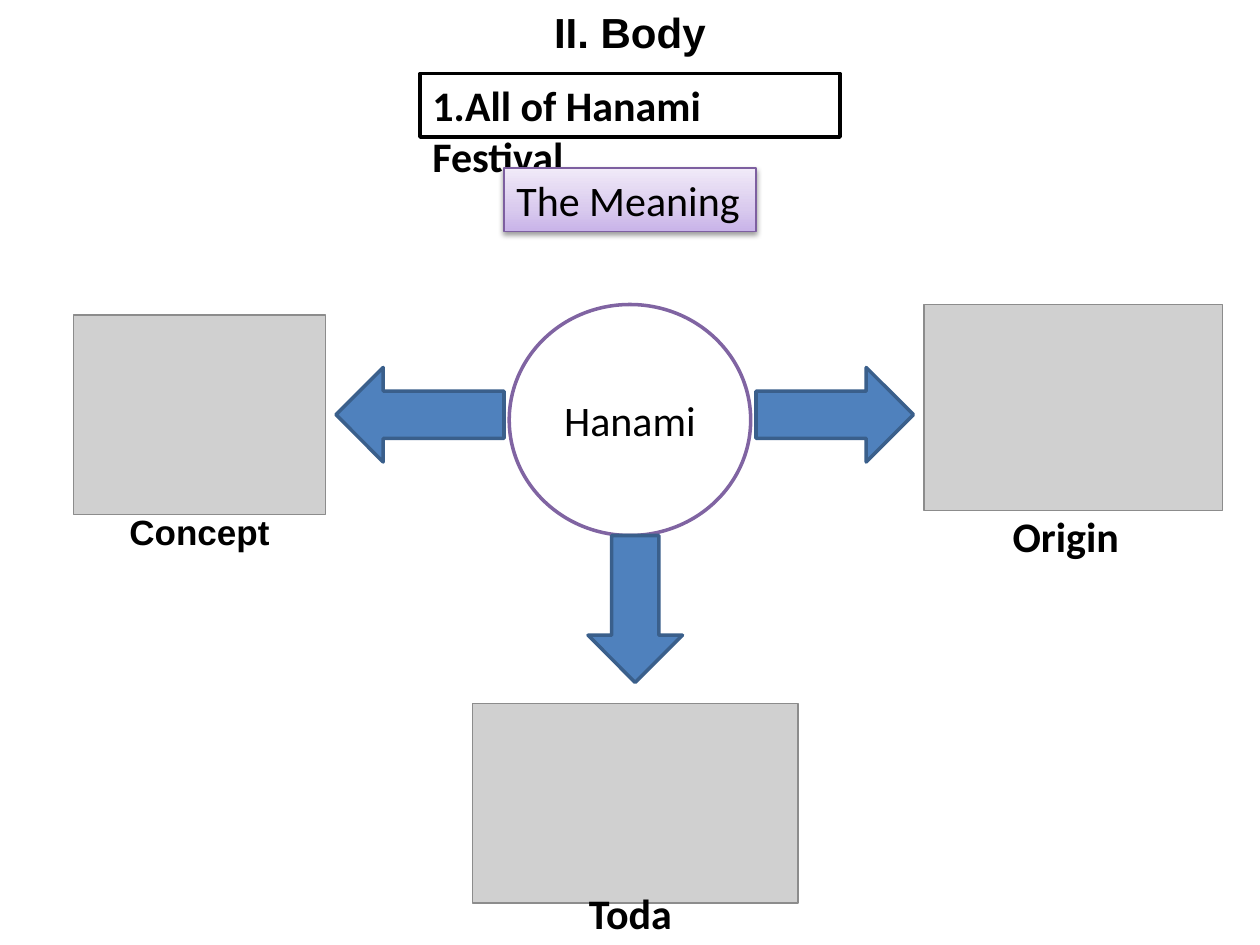
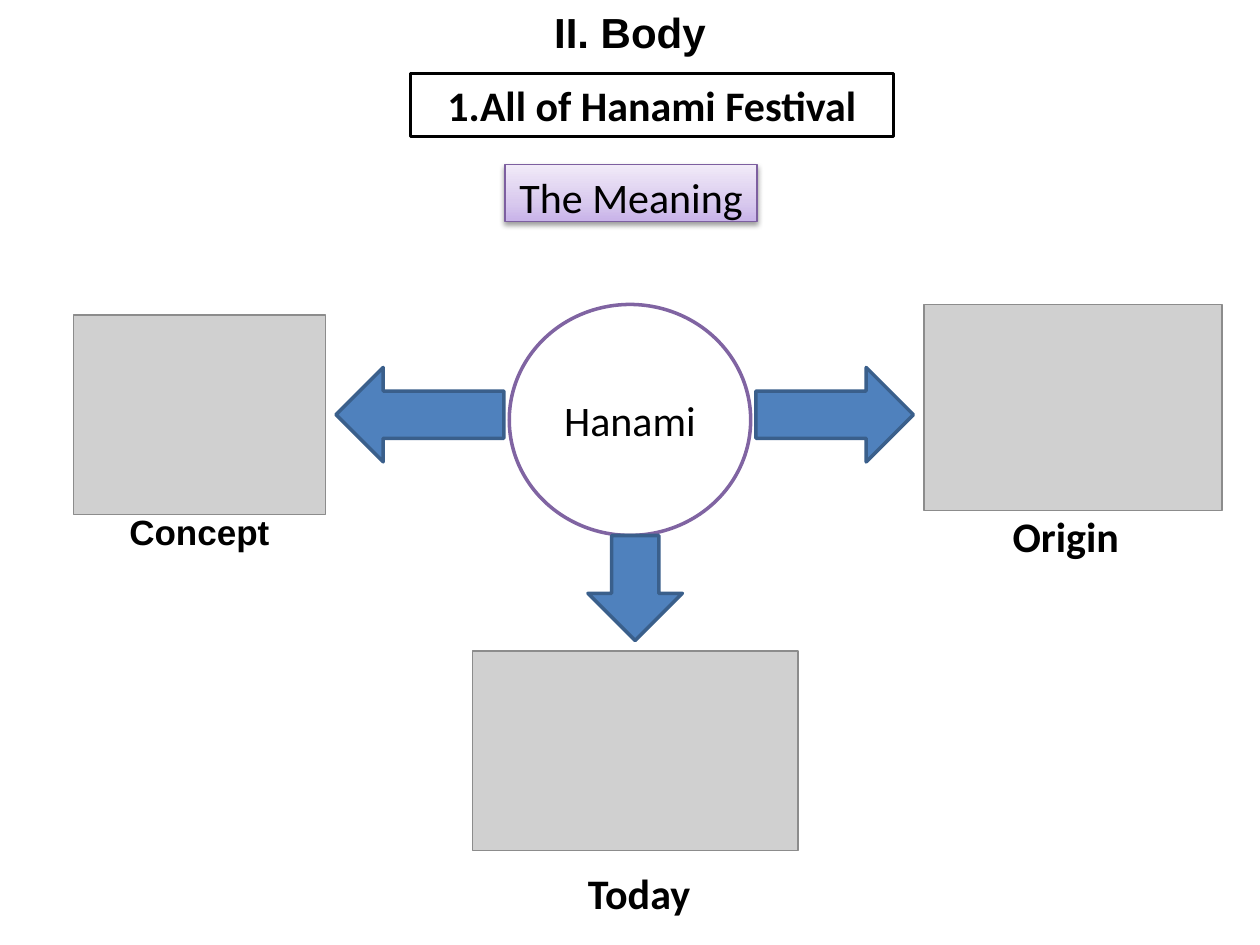
Before and after one commit to tuan2909/tailieu, a slide deck: slide 6 of tieng anh/HANAMISLIDE.pptx (slide 5 before the commit). Drawn at 1260x945 pixels with LibreOffice and Linux fonts; fonts in the diff are those of the drawing; grey boxes stand for pictures; background and template pictures are left out. Boxes give left, top, right and bottom in pixels: in the first picture for what was removed or moved away, otherwise in the second. Text is boxed around its words. In the diff, an @@ line names an element or a change of style, - is before the commit and + after.

```diff
--- a/tieng anh/HANAMISLIDE.pptx
+++ b/tieng anh/HANAMISLIDE.pptx
@@ rectangle "1.All of Hanami Festival": place and size @@
-rectangle "1.All of Hanami Festival" at (420,73,839,136)
+rectangle "1.All of Hanami Festival" at (411,73,893,136)
@@ rectangle "1.All of Hanami Festival" at (411,73,893,136): alignment left to centre @@
@@ rectangle "The Meaning": place and size @@
-rectangle "The Meaning" at (504,168,756,231)
+rectangle "The Meaning" at (505,165,757,222)
@@ rectangle "The Meaning" at (505,165,757,222): alignment left to centre; outline #7D60A0 0.75 pt to #7D5FA0 0.75 pt @@
@@ down arrow: place and size @@
-down arrow at (588,536,683,683)
+down arrow at (588,536,683,640)
@@ down arrow at (588,536,683,640): proportions changed @@
@@ picture: place and size @@
-picture at (472,703,798,902)
+picture at (472,651,798,850)
@@ text "Today" rewrapped from (567,882,693,945) to (588,879,690,916) @@
```
Also in this commit, not shown: 7 other slides changed, 1 slide added.
